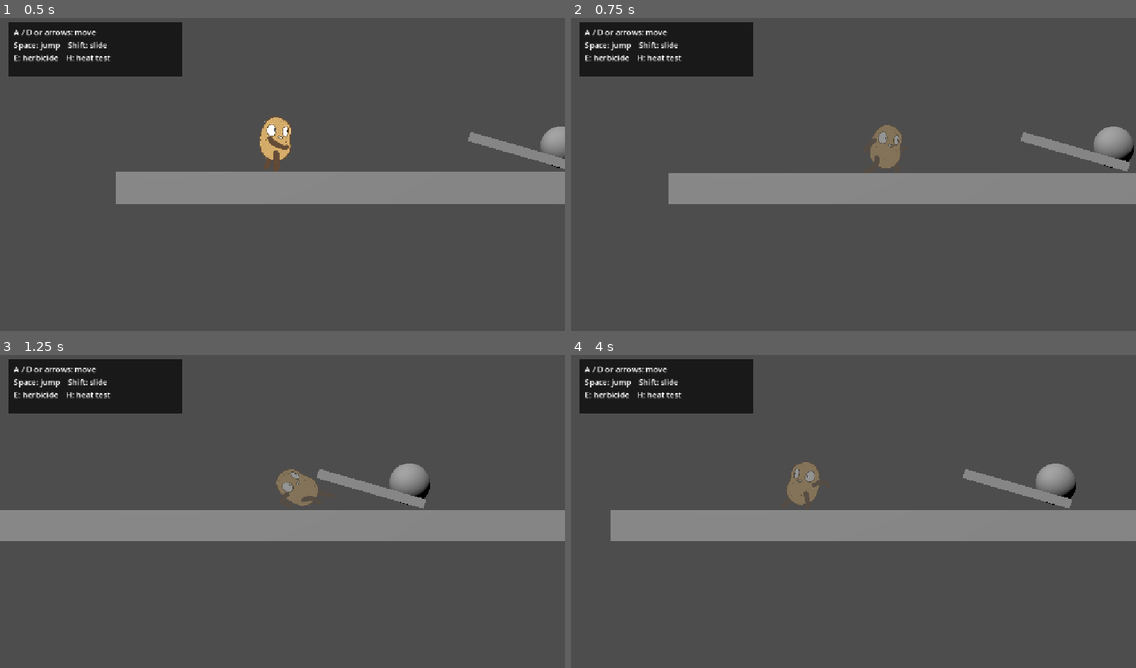
Above: before the commit, frames 1-4 (two rows, left to right).
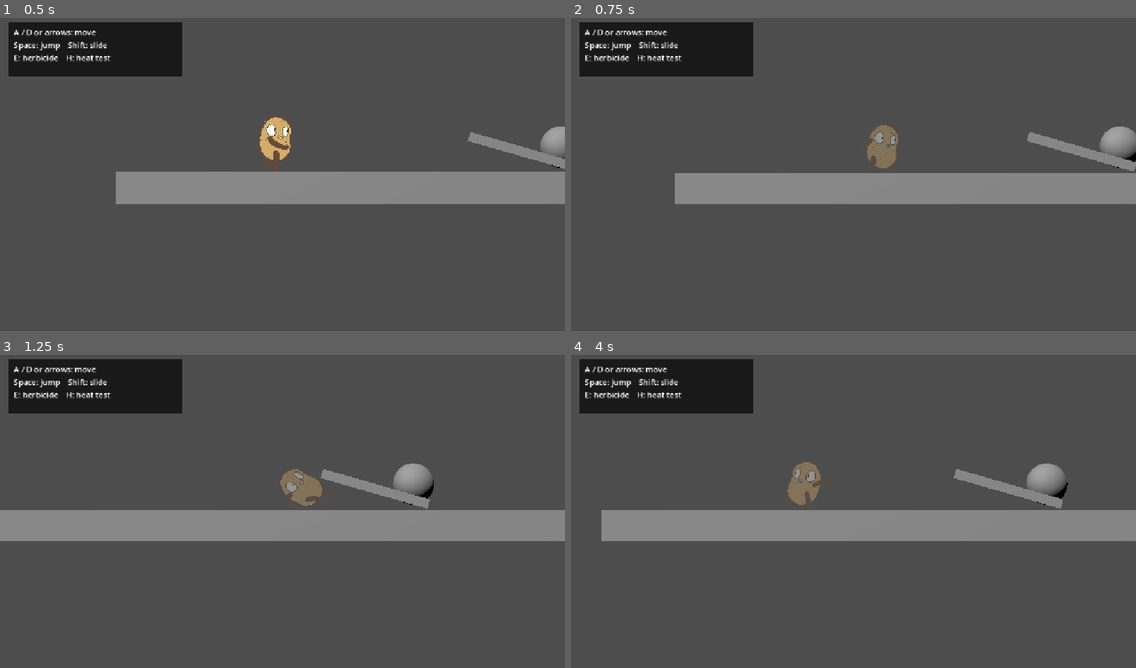
Above: after the commit, the same moments.

Repository: nicolasbuelvas/IAdashems
Game: Godot game, scene res://player/test_player.tscn
The game is run twice, just before and just after one commit, with the same random seed, the same clock (stepped at 60 frames per second) and the same inputs.
Inputs (mouse positions are in pixels of both pictures, inside the frame that each line leads up to):
- Up to frame 1 (0.5 s): no input
- Up to frame 2 (0.75 s): tap Enter (ui_accept) at 0.5 s; move the mouse to (977, 155) at 0.52 s; hold Right (ui_right) from 0.53 s (still down); tap Shift at 0.6 s; click (977, 155) at 0.67 s
- Up to frame 3 (1.25 s): keep holding Right (ui_right); tap Enter (ui_accept) at 0.77 s
- Up to frame 4 (4 s): release Right (ui_right) at 1.25 s; drag from (740, 524) to (825, 574) at 1.27 s; move the mouse to (910, 439) at 2.02 s; hold Right (ui_right) 2.03-2.75 s; tap E at 2.1 s; tap Enter (ui_accept) at 2.75, 3.5, 3.77 s; drag from (825, 574) to (684, 461) at 2.77 s; move the mouse to (1023, 558) at 3.52 s; hold Left (ui_left) from 3.53 s (still down); tap Shift at 3.6 s

Frame 1 is identical in both runs. In frame 2, 0.9% of the frame differs, in the area x 17-100%, y 34-60%; in frame 3, 0.6%; in frame 4, 1.0%, in the area x 5-90%, y 34-60%.

Commit message:
[AI] feat: suavizar aceleración y cambios de dirección

Diff:
--- a/player/player.gd
+++ b/player/player.gd
@@ -11,6 +11,11 @@
 const _FALLBACK_SLIDE_DURATION := 0.65
 const _FALLBACK_SLIDE_COOLDOWN := 0.6
 const _FALLBACK_SLIDE_SPEED := 11.0
+const _GROUND_ACCELERATION := 34.0
+const _AIR_ACCELERATION := 22.0
+const _TURNAROUND_ACCELERATION := 50.0
+const _GROUND_DECELERATION := 42.0
+const _AIR_DECELERATION := 20.0
 const _PLAYER_GRAVITY_SCALE := 2.25
 const _FALL_GRAVITY_MULTIPLIER := 1.35
 const _JUMP_RELEASE_GRAVITY_MULTIPLIER := 1.35
@@ -112,7 +117,7 @@
 		_fire_herbicide()
 
 	var input_x := _horizontal_axis()
-	if input_x != 0.0:
+	if input_x != 0.0 and (is_zero_approx(velocity.x) or signf(velocity.x) == signf(input_x)):
 		_facing = signf(input_x)
 
 	if is_sliding():
@@ -121,9 +126,13 @@
 		var current_slide_speed := lerpf(slide_speed, move_speed, deceleration)
 		velocity.x = _slide_dir * current_slide_speed
 	elif input_x != 0.0:
-		velocity.x = input_x * move_speed
+		var acceleration := _GROUND_ACCELERATION if is_on_floor() else _AIR_ACCELERATION
+		if velocity.x * input_x < 0.0:
+			acceleration = _TURNAROUND_ACCELERATION
+		velocity.x = move_toward(velocity.x, input_x * move_speed, acceleration * delta)
 	else:
-		velocity.x = move_toward(velocity.x, 0.0, move_speed)
+		var deceleration := _GROUND_DECELERATION if is_on_floor() else _AIR_DECELERATION
+		velocity.x = move_toward(velocity.x, 0.0, deceleration * delta)
 
 	velocity.z = 0.0
 	var was_on_floor := is_on_floor()
Not shown, changed: logs/INDICE_LOGS.md
Not shown, changed: logs/sebastian-marquez.md
